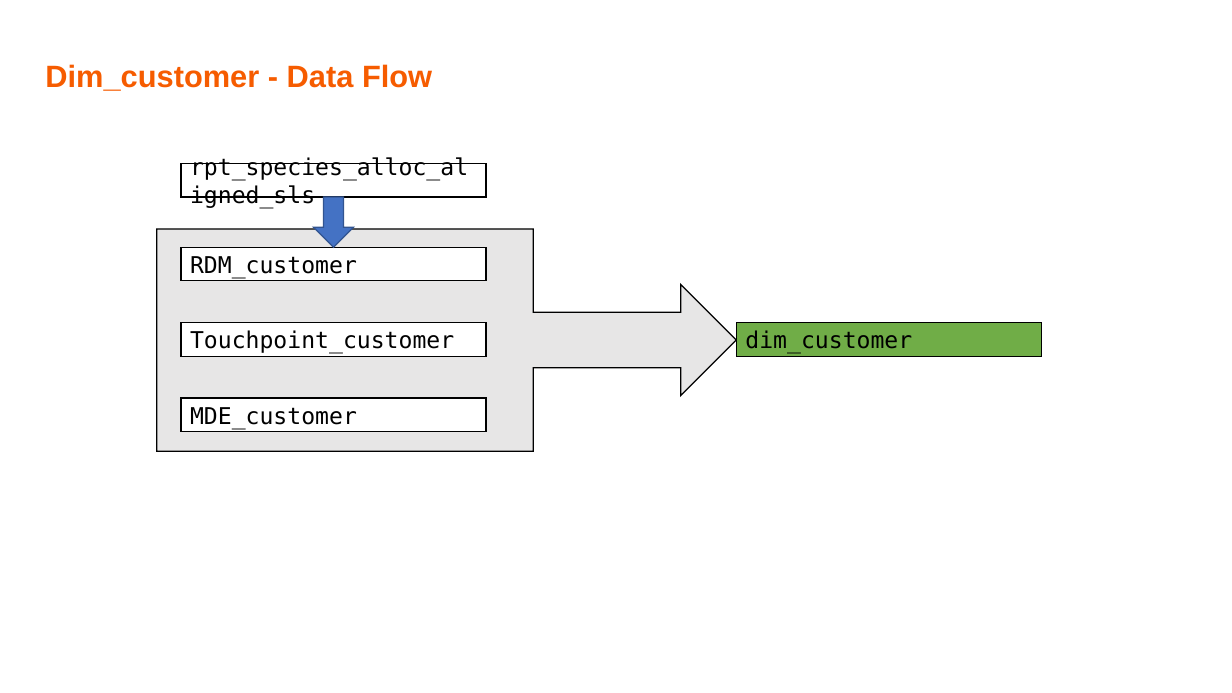
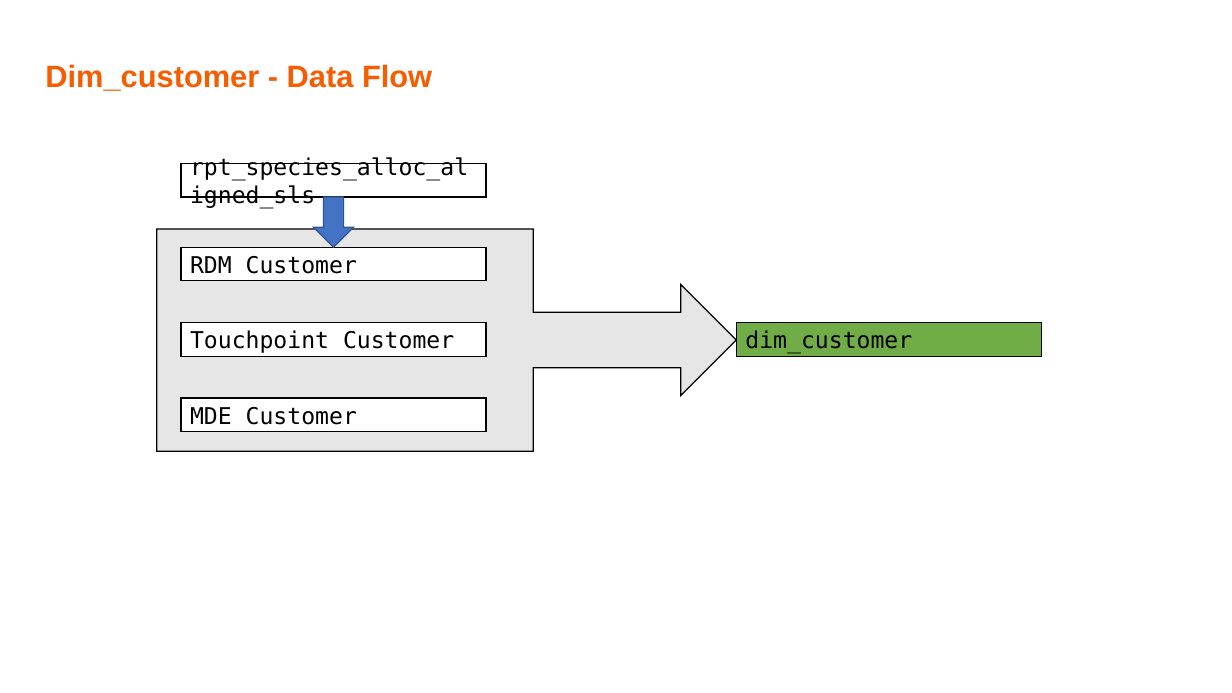
Before and after one commit to Ben202309141505/Documents, a slide deck: slide 26 of NGSE docs/NGSE China - Data Readiness Report_20231226_V0.1.pptx (slide 25 before the commit). Drawn at 1232x693 pixels with LibreOffice and Linux fonts; fonts in the diff are those of the drawing; background and template pictures are left out. Boxes give left, top, right and bottom in pixels: in the first picture for what was removed or moved away, otherwise in the second. Text is boxed around its words. In the diff, an @@ line names an element or a change of style, - is before the commit and + after.

```diff
--- a/NGSE docs/NGSE China - Data Readiness Report_20231226_V0.1.pptx
+++ b/NGSE docs/NGSE China - Data Readiness Report_20231226_V0.1.pptx
@@ text in rectangle at bbox=[190, 256, 357, 274]: text changed @@
-RDM_customer
+RDM Customer
@@ text in rectangle at bbox=[190, 330, 454, 353]: text changed @@
-Touchpoint_customer
+Touchpoint Customer
@@ text in rectangle at bbox=[190, 407, 357, 425]: text changed @@
-MDE_customer
+MDE Customer
```
Also in this commit, not shown: 7 other slides changed, 1 slide added.
